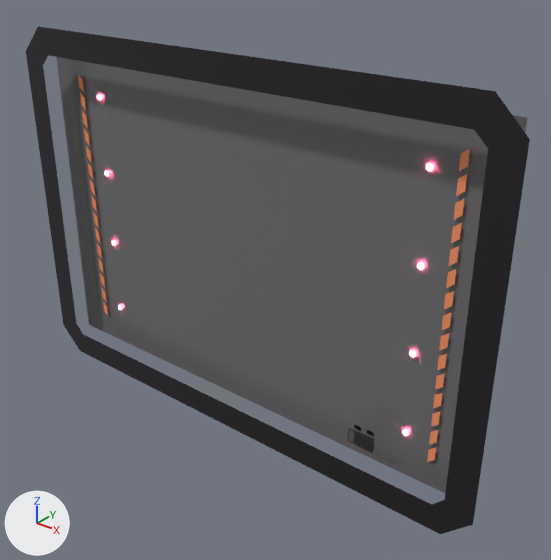
A saved change to the Blender file blender/Lobbies.blend.
Both versions are drawn from a 50 mm camera at (1640.0, -1765.0, 1090.0) aimed at (137.0, 114.0, -74.0). Lighting does not change. The marker at lower left points along +X, +Y and +Z.

The older version as bpy lines, for what is in view:
```python
ob_circle_001 = bpy.data.objects.new('Circle.001', me_circle_001)
ob_circle_001.location = (0.0, 0.0, 0.0)
ob_circle_001.rotation_euler = (0.0, 1.571, 0.0)  # degrees (0, 90, 0)
ob_floor_001 = bpy.data.objects.new('Floor.001', me_floor_001)
ob_floor_001.location = (0.0, 100.0, 0.0)
ob_multiplayerborder = bpy.data.objects.new('MultiplayerBorder', me_multiplayerborder)
ob_multiplayerborder.location = (0.0, 0.0, 0.0)
ob_truck_001 = bpy.data.objects.new('Truck.001', me_truck_001)
ob_truck_001.location = (581.0, 10.0, -489.0)
ob_warningbar_001 = bpy.data.objects.new('WarningBar.001', me_warningbar_001)
ob_warningbar_001.location = (0.0, 90.0, 0.0)
ob_warningbar_001.rotation_euler = (0.0, -1.571, 0.0)  # degrees (0, -90, 0)
```
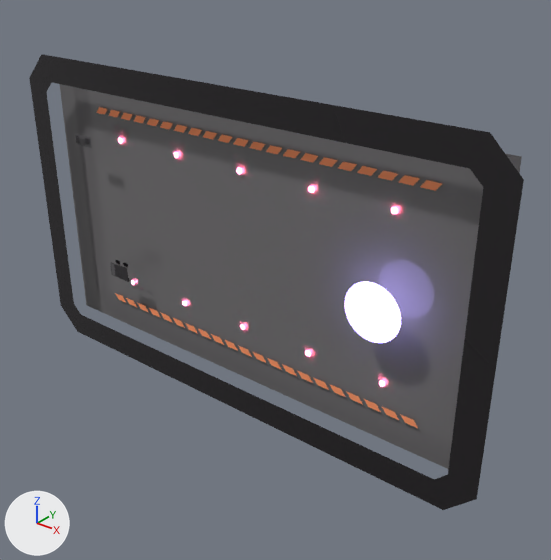
Location of each change, (x1, y1, x2, y2) in pixels of the pictures (551 x 560 px; the box of a moved part takes in the faces that stretch with it):
'Floor.001', reshaped (12% shorter): before (56, 57, 527, 493); after (60, 84, 522, 469)
'MultiplayerBorder', reshaped (10% shorter): before (26, 26, 530, 534); after (29, 54, 524, 510)
'WarningBar', added (orange): after (96, 107, 442, 428)
'MatchmakePortal', added: after (344, 281, 401, 343)
'WarningBar.001', deleted (orange): before (78, 74, 470, 462)
'Truck.001', moved: before (347, 428, 374, 453); after (111, 262, 128, 282)
'Circle', added: after (118, 138, 397, 386)
'Circle.001', deleted: before (97, 95, 433, 435)
'Plane.005', added: after (75, 134, 92, 148)
'TruckTyres.001', moved: before (354, 425, 374, 436); after (115, 260, 130, 282)
part 1 of me_multiplayerborder, moved or reshaped: before (26, 26, 529, 149); after (30, 54, 524, 188)
part 2 of me_multiplayerborder, moved or reshaped: before (26, 52, 530, 534); after (29, 78, 524, 510)

Patch to the scene script:
```diff
--- a/blender/Lobbies.blend.py
+++ b/blender/Lobbies.blend.py
@@ me_floor_001 @@
 me_floor_001.from_pydata(...)  # 4 vertices, 1 face; spans x -950.0..950.0, y 0.0, z -625.0..625.0
-me_floor_001.vertices[0].co = (-950.0, 0.0, -625.0)  # pixel (88, 324)
-me_floor_001.vertices[1].co = (950.0, 0.0, -625.0)
-me_floor_001.vertices[2].co = (-950.0, 0.0, 625.0)
-me_floor_001.vertices[3].co = (950.0, 0.0, 625.0)  # pixel (527, 117)
+# me_floor_001 part 3
+me_floor_001.vertices[0].co = (-950.0, 0.0, -525.0)  # pixel (86, 305)
+me_floor_001.vertices[1].co = (950.0, 0.0, -525.0)
+me_floor_001.vertices[2].co = (-950.0, 0.0, 525.0)
+me_floor_001.vertices[3].co = (950.0, 0.0, 525.0)  # pixel (521, 156)
 me_floor_001.materials.append(mat_base5)
@@ me_multiplayerborder @@
 me_multiplayerborder.from_pydata(...)  # 16 vertices, 8 faces; spans x -1000.0..1000.0, y 0.0, z -700.0..700.0
+# me_multiplayerborder part 1: all 8 vertices in x -1000.0..1000.0, y 0.0, z 559.0..700.0 are moved by (0.0, 0.0, -100.0)
+# me_multiplayerborder part 2: all 8 vertices in x -1000.0..1000.0, y 0.0, z -700.0..-559.0 are moved by (0.0, 0.0, 100.0)
 me_multiplayerborder.materials.append(mat_bsse1)
@@ me_warningbar @@
+me_warningbar.from_pydata([(-725.0, 0.0, 387.5), (-675.0, 0.0, 387.5), (-705.0, 0.0, 412.5), (-655.0, 0.0, 412.5)], [], [(0, 1, 3, 2)])
+me_warningbar.materials.append(mat_orange)  # orange #fc9867
@@ me_plane_005 @@
+me_plane_005.from_pydata([(-48.3, -4.0, -20.6), (43.3, -4.0, -20.6), (-48.3, -4.0, 21.0), (43.3, -4.0, 21.0)], [], [(0, 1, 3, 2)])
+me_plane_005.materials.append(mat_base4)  # dark grey #5b595c
@@ ob_circle_001 @@
-ob_circle_001 = bpy.data.objects.new('Circle.001', me_circle_001)
@@ ob_truck_001 @@
 ob_truck_001 = bpy.data.objects.new('Truck.001', me_truck_001)
-ob_truck_001.location = (581.0, 10.0, -489.0)
+ob_truck_001.location = (-581.0, 10.0, -215.0)
 _m = ob_truck_001.modifiers.new('Mirror', 'MIRROR')
@@ ob_warningbar_001 @@
-ob_warningbar_001 = bpy.data.objects.new('WarningBar.001', me_warningbar_001)
@@ ob_warningbar @@
+ob_warningbar = bpy.data.objects.new('WarningBar', me_warningbar)  # modifiers ARRAY, MIRROR
+ob_warningbar.location = (0.0, 90.0, 0.0)
@@ ob_plane_005 @@
+ob_plane_005 = bpy.data.objects.new('Plane.005', me_plane_005)
+ob_plane_005.location = (-710.0, 10.0, 298.0)
@@ ob_matchmakeportal @@
+ob_matchmakeportal = bpy.data.objects.new('MatchmakePortal', me_matchmakeportal)  # 32 vertices, 1 face; spans x -100.0..100.0, y -50.0, z -100.0..100.0; in mat_purpleglow (blue #ab9df2)
+ob_matchmakeportal.location = (600.0, 50.0, 0.0)
@@ ob_circle @@
+ob_circle = bpy.data.objects.new('Circle', me_circle)  # 32 vertices, 1 face; spans x -610.0..-590.0, y 90.0, z 290.0..310.0; in mat_redglow (red #ff6188); modifiers ARRAY, MIRROR
+ob_circle.location = (0.0, 0.0, 0.0)
```
